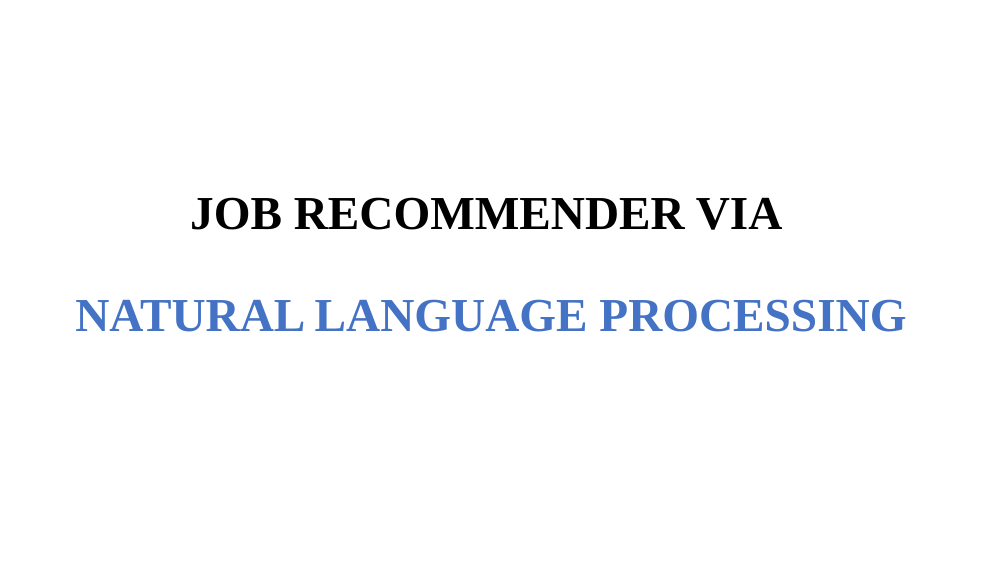
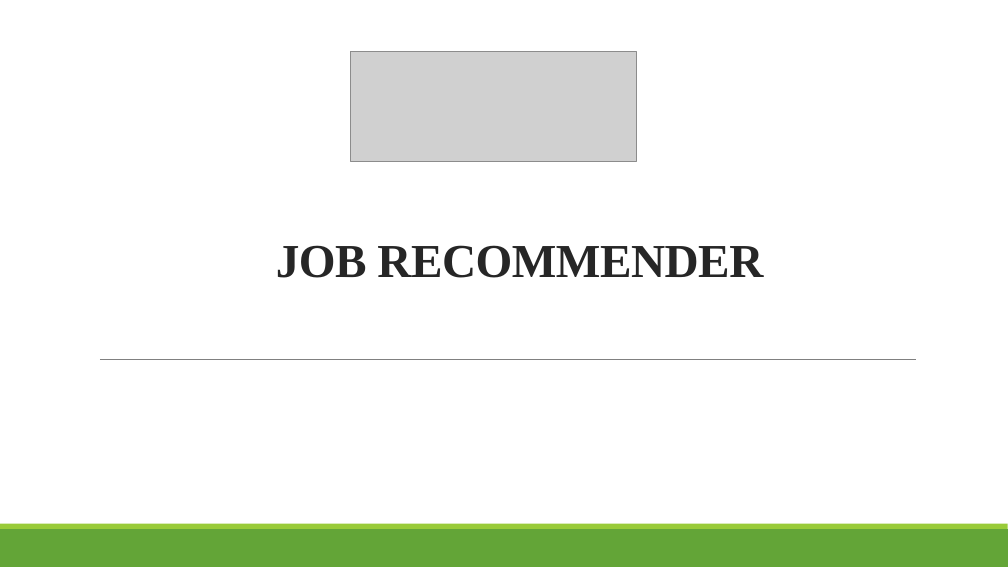
Before and after one commit to thaingoc273/Job-recommender-via-natural-language-processing, a slide deck: slide 1 of JOB RECOMMENDER.pptx. Drawn at 1008x567 pixels with LibreOffice and Linux fonts; fonts in the diff are those of the drawing; grey boxes stand for pictures. Boxes give left, top, right and bottom in pixels: in the first picture for what was removed or moved away, otherwise in the second. Text is boxed around its words. In the diff, an @@ line names an element or a change of style, - is before the commit and + after.

```diff
--- a/JOB RECOMMENDER.pptx
+++ b/JOB RECOMMENDER.pptx
@@ picture added at box(350, 51, 636, 161) @@
@@ title at box(276, 245, 763, 278): text changed; text colour #4472C4 to #262626 @@
-JOB RECOMMENDER VIA
-NATURAL LANGUAGE PROCESSING
+JOB RECOMMENDER
@@ line added from (100, 359) to (917, 359), #808080 0.5 pt @@
@@ rectangle added at box(0, 529, 1008, 567), fill #63A537 @@
@@ rectangle added at box(0, 524, 1008, 529), fill #99CB38 @@
```
Also in this commit, not shown: 2 other slides changed, 3 slides added, 3 slides removed, 2 other files.
